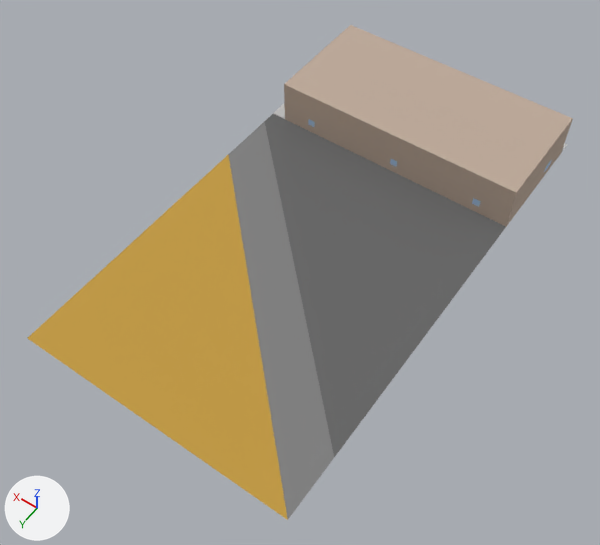
The Blender file assets/buildings/bus_station.blend as it was, and as the next commit left it.
One viewpoint serves both versions: a camera (50 mm lens) standing at (-50.8, 88.2, 77.8) and looking at (-14.9, 38.0, -1.1). Lighting does not change. The marker at lower left points along +X, +Y and +Z. The picture after the commit comes second.
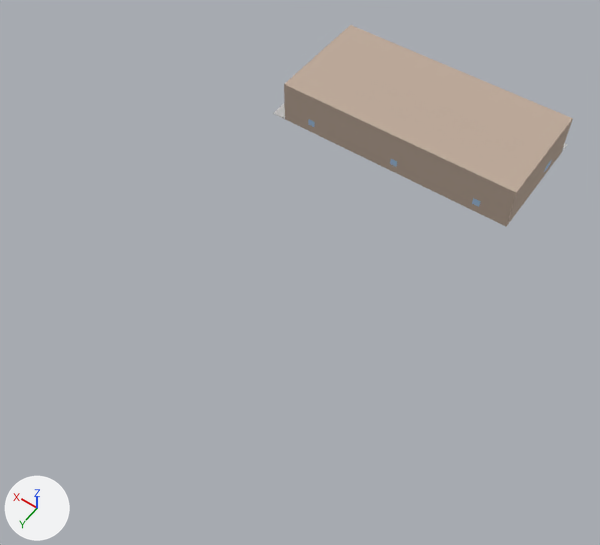
What differs and where, as boxes [x1, y1, x2, y2] in the pictures (600 x 545 px):
'Plane', reshaped (45% narrower, 59% shorter)
    before: [28, 25, 573, 520]
    after: [273, 25, 573, 227]
part 1 of me_plane, deleted
    before: [28, 114, 506, 520]

Edits to the bpy script that builds the scene:
```text
Change me_plane:
    used by ob_plane; location = (0.0, 0.0, 0.0)
    remove me_plane.from_pydata(...)  # 809 vertices, 764 faces, 2 loose edges; spans x -32.0..4.0, y 0.0..64.0, z 0.0..6.1
    add me_plane.from_pydata(...)  # 803 vertices, 760 faces, 2 loose edges; spans x -32.0..4.0, y 0.0..18.0, z 0.0..6.1
    me_plane part 1
    6 vertices are removed from x -32.0..4.0, y 20.0..64.0, z 0.0
    4 faces are deleted
    remove me_plane.materials.append(mat_road)  # grey #808080
    remove me_plane.materials.append(mat_parking)  # dark grey #666666
    remove me_plane.materials.append(mat_waste)  # orange #c29a41
```
